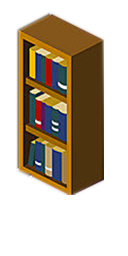
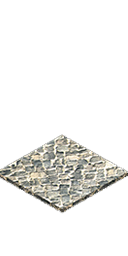
Before/after of a w=128, h=256 layered artwork. What changed in the layer stack:
hid "etagere", painted on it over [15, 11, 114, 197]
added layer "exterieur" above "Sprite_01" over [0, 134, 128, 214]
